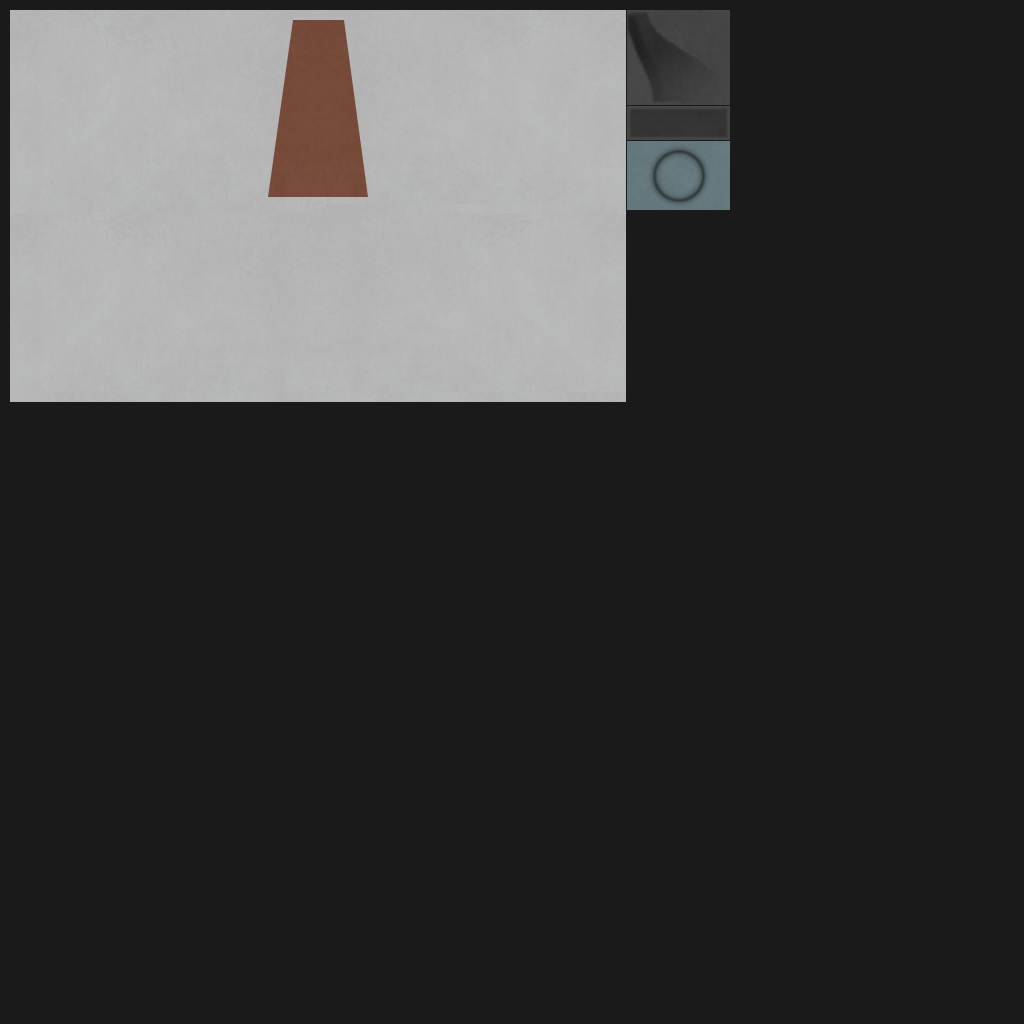
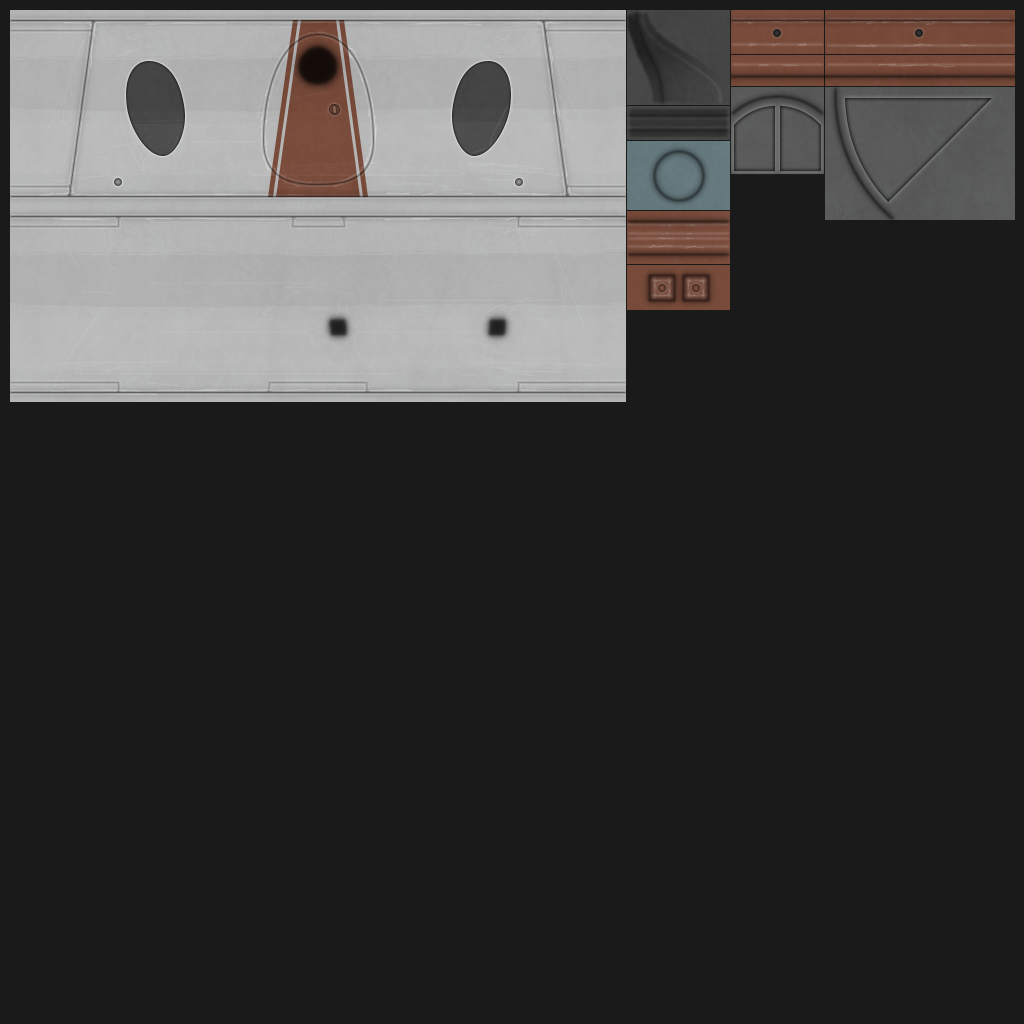
Layer changes from the first 1024x1024 image to the second:
added group "end" with 12 layers above "crew_s1p5_1" over [723, 10, 1015, 225]
added layer "low 2" (1st of 2, in "end") in group "end" over [726, 68, 1015, 225]
added layer "low 1" (1st of 2, in "end") in group "end" over [729, 73, 1015, 222]
added layer "wear" (1st of 2, in "end") (20%) in group "end" over [731, 10, 1015, 220]
added group "crew_s1p5_1" with 28 layers above "b" over [10, 10, 735, 399]
"ao 2": blend normal → multiply, moved it into group "crew_s1p5_1", painted on it over [230, 14, 582, 399]
moved "ao 1" into group "crew_s1p5_1", painted on it over [235, 10, 730, 399]
added group "d1" (2nd of 3, in "crew_s1p5_1") (20%) with 2 layers in group "crew_s1p5_1" over [11, 26, 625, 394]
added layer "d1" (3rd of 3, in "crew_s1p5_1" › "d1") in group "d1" over [11, 28, 625, 392]
added layer "d1 high" (50%) in group "d1" over [11, 26, 625, 394]
added group "body" (40%) with 4 layers in group "crew_s1p5_1" over [11, 14, 625, 395]
added layer "b" (3rd of 4, in "crew_s1p5_1" › "body") in group "body" over [11, 19, 625, 393]
added layer "b higher" (2nd of 2, in "crew_s1p5_1" › "body") in group "body" over [38, 14, 597, 395]
added layer "b high" (2nd of 2, in "crew_s1p5_1" › "body") (50%) in group "body" over [11, 17, 625, 395]
added layer "b grime 4" (4%) in group "crew_s1p5_1" over [10, 52, 626, 312]
added layer "b grime 3" (4%) in group "crew_s1p5_1" over [10, 116, 626, 376]
added layer "b grime 2" (10%) in group "crew_s1p5_1" over [44, 22, 714, 390]
added layer "b grime 1" (2nd of 2, in "crew_s1p5_1") (20%) in group "crew_s1p5_1" over [10, 11, 634, 399]
moved "wear" (2nd of 2, in "crew_s1p5_1") into group "crew_s1p5_1", painted on it over [10, 10, 730, 399]
added layer "colour 2" in group "crew_s1p5_1" over [126, 61, 511, 156]
painted on "b" (4th of 4) over [627, 10, 1015, 310]
…and 16 more changes (13 added, 3 painted, 3 stack)
